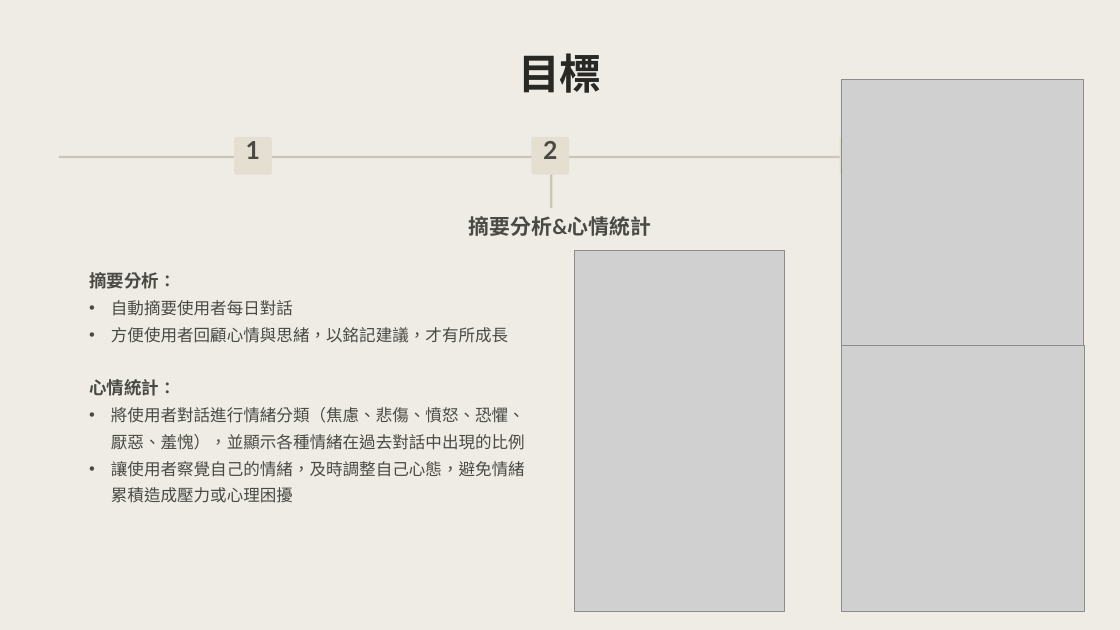
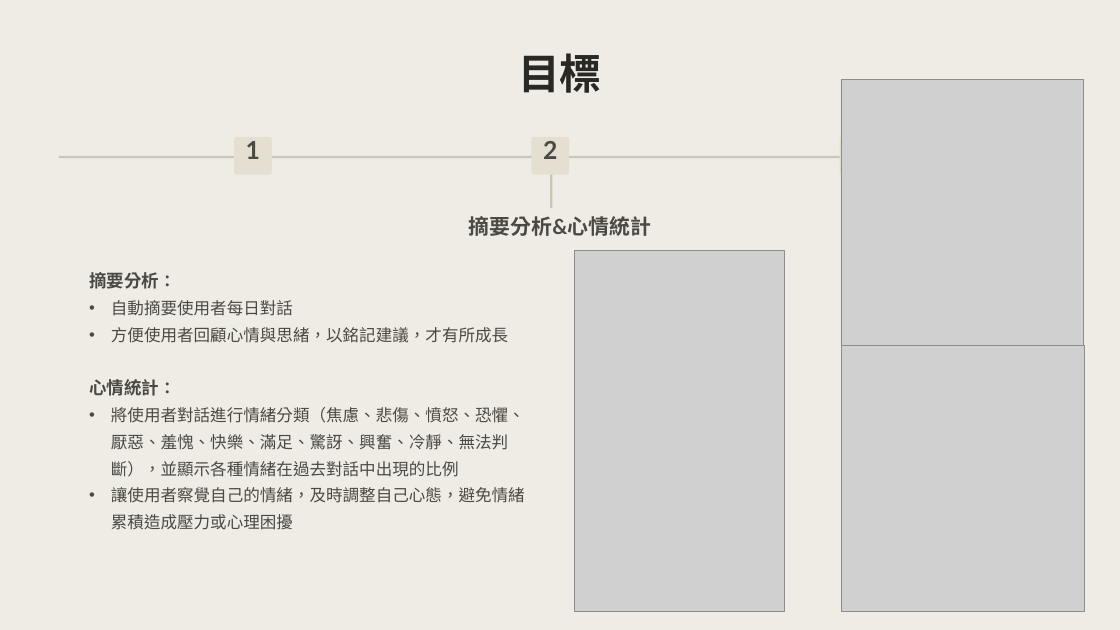
Before and after one commit to aurorajojo/line_app, a slide deck: slide 5 of 暑假專題成果.pptx. Drawn at 1120x630 pixels with LibreOffice and Linux fonts; fonts in the diff are those of the drawing; grey boxes stand for pictures; background and template pictures are left out. Boxes give left, top, right and bottom in pixels: in the first picture for what was removed or moved away, otherwise in the second. Text is boxed around its words. In the diff, an @@ line names an element or a change of style, - is before the commit and + after.

```diff
--- a/暑假專題成果.pptx
+++ b/暑假專題成果.pptx
@@ text at [111, 407, 525, 477]: text changed @@
-• 將使用者對話進行情緒分類（焦慮、悲傷、憤怒、恐懼、厭惡、羞愧），並顯示各種情緒在過去對話中出現的比例
+• 將使用者對話進行情緒分類（焦慮、悲傷、憤怒、恐懼、厭惡、羞愧、快樂、滿足、驚訝、興奮、冷靜、無法判斷），並顯示各種情緒在過去對話中出現的比例
```
Also in this commit, not shown: 3 other slides changed.
